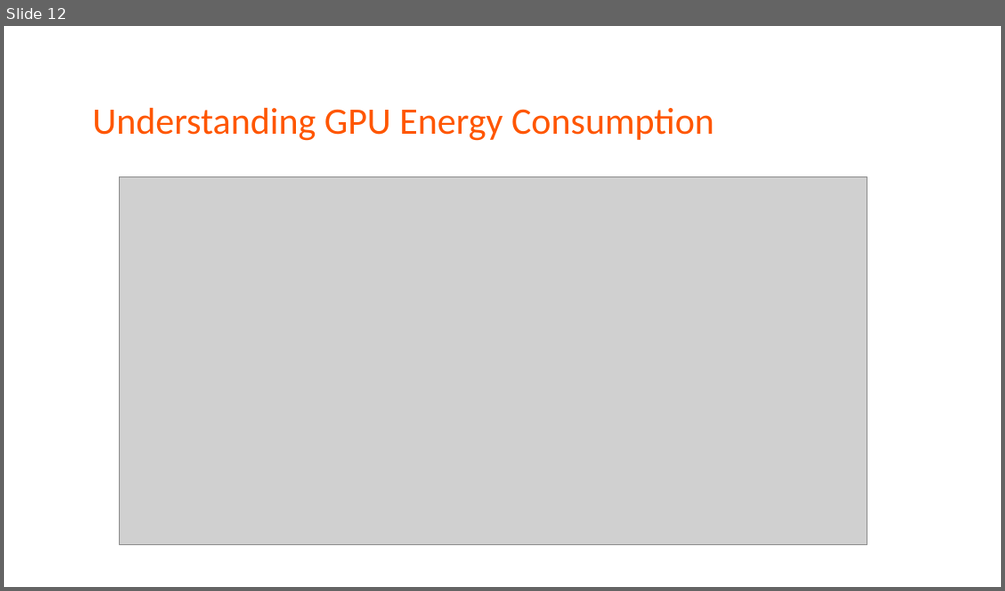
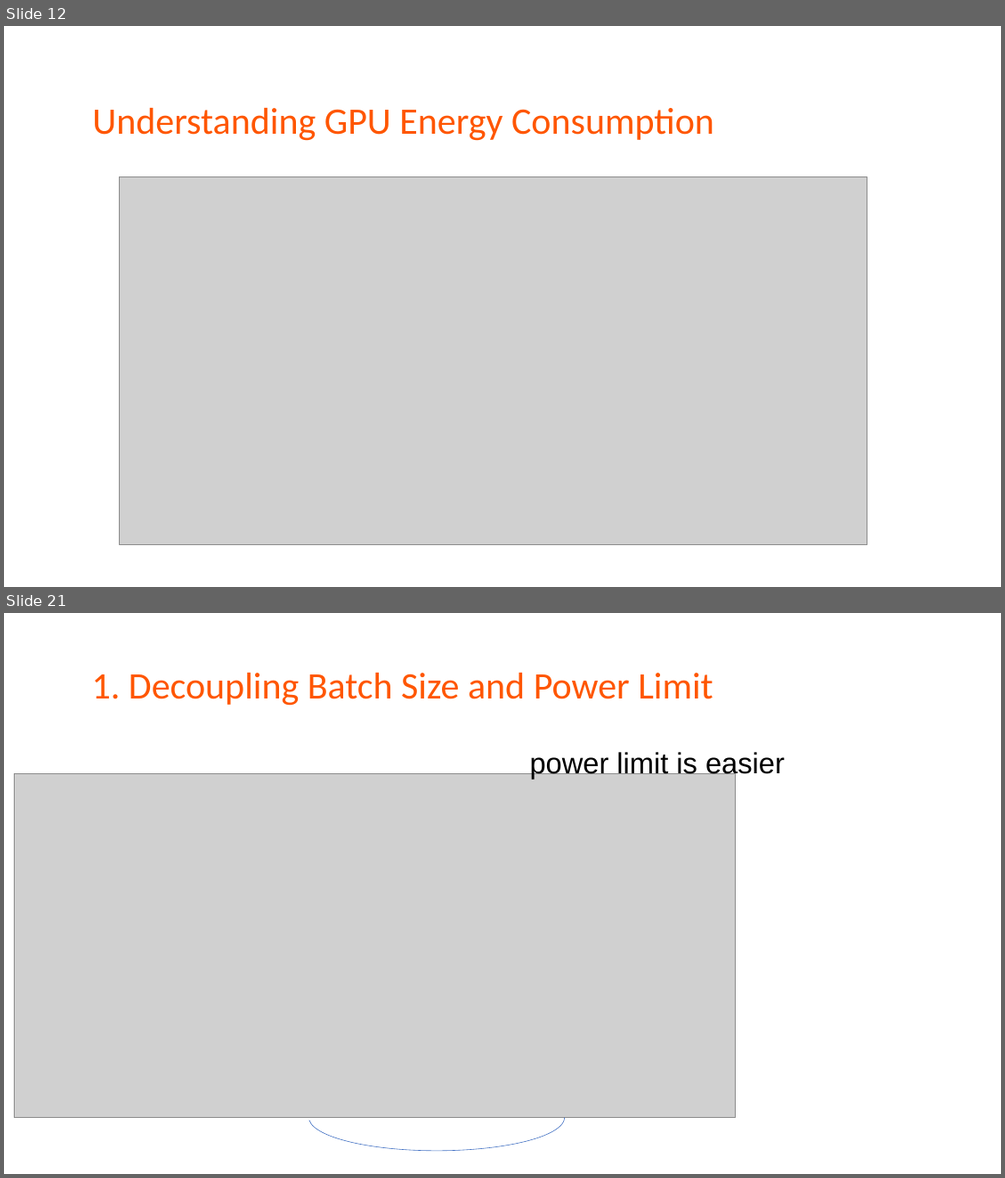
Before and after one commit to LukeLIN-web/CS345, a slide deck: paperview/zeuspresentation.pptx. Shown one above the other, each under a label of ours: slide 12 before the commit, slides 12 and 21 after it; the slides between them are not shown. The pictures are 1005x591 and 1005x1178 pixels, drawn with LibreOffice and Linux fonts; fonts in the diff are those of the drawing; grey boxes stand for pictures. Boxes give left, top, right and bottom in pixels: in the first picture for what was removed or moved away, otherwise in the second. Text is boxed around its words. In the diff, an @@ line names an element or a change of style, - is before the commit and + after.

```diff
--- a/paperview/zeuspresentation.pptx
+++ b/paperview/zeuspresentation.pptx
@@ slide 21 added at bbox=[4, 613, 1001, 1174], background #FFFFFF @@
@@ text added at bbox=[92, 673, 712, 706], 36 pt, text #FF5600 @@
+1. Decoupling Batch Size and Power Limit
@@ text added at bbox=[530, 752, 785, 779], 28 pt, text #000000 @@
+power limit is easier
@@ picture added at bbox=[14, 774, 736, 1118] @@
@@ arc (boxed as its full ellipse) added at bbox=[309, 1084, 565, 1151], outline #4472C4 0.5 pt @@
```
Also in this commit, not shown: 4 slides changed, 14 other slides added, 1 slide removed, 6 other files.
